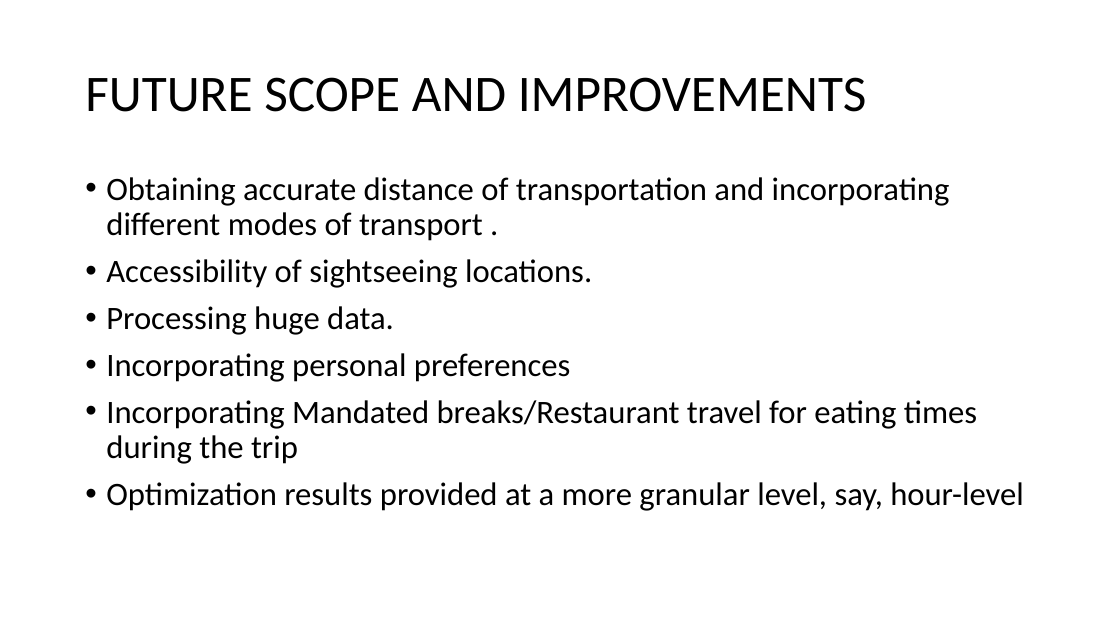
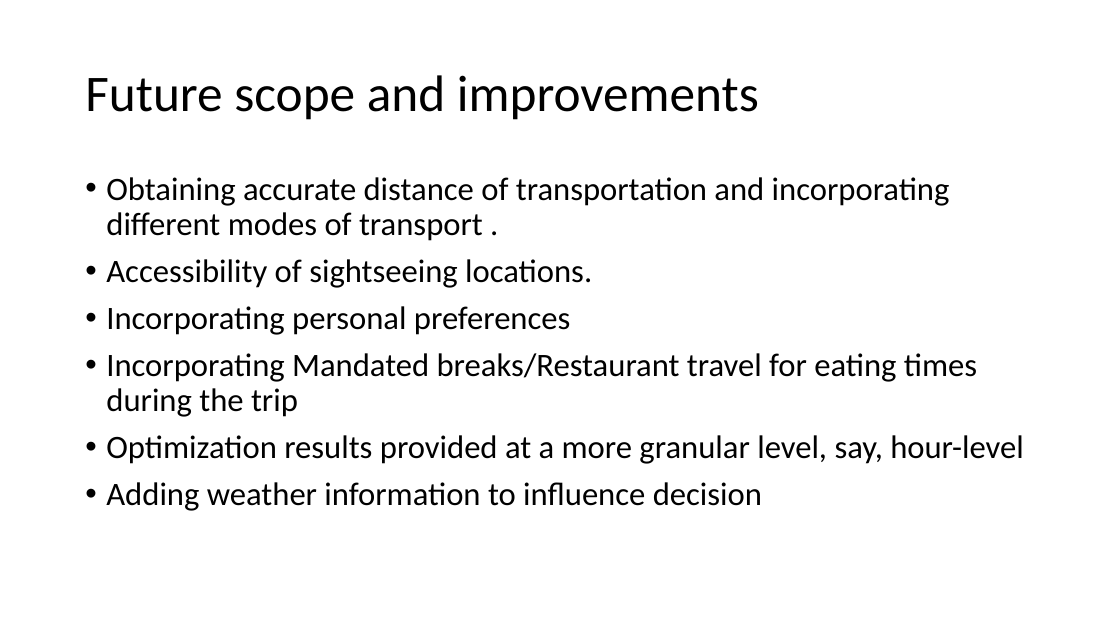
Before and after one commit to abhilash-j2/BostonSightseeing, a slide deck: slide 26 of Boston Sightseeing.pptx (slide 20 before the commit). Drawn at 1120x630 pixels with LibreOffice and Linux fonts; fonts in the diff are those of the drawing. Boxes give left, top, right and bottom in pixels: in the first picture for what was removed or moved away, otherwise in the second. Text is boxed around its words. In the diff, an @@ line names an element or a change of style, - is before the commit and + after.

```diff
--- a/Boston Sightseeing.pptx
+++ b/Boston Sightseeing.pptx
@@ title at (85,75,759,120): text changed @@
-FUTURE SCOPE AND IMPROVEMENTS
+Future scope and improvements
@@ text at (106,306,394,335): paragraph removed @@
-• Processing huge data.
@@ text at (106,482,762,511): paragraph added @@
+• Adding weather information to influence decision
```
Also in this commit, not shown: 11 other slides changed, 7 slides added, 1 slide removed, 1 other file.
